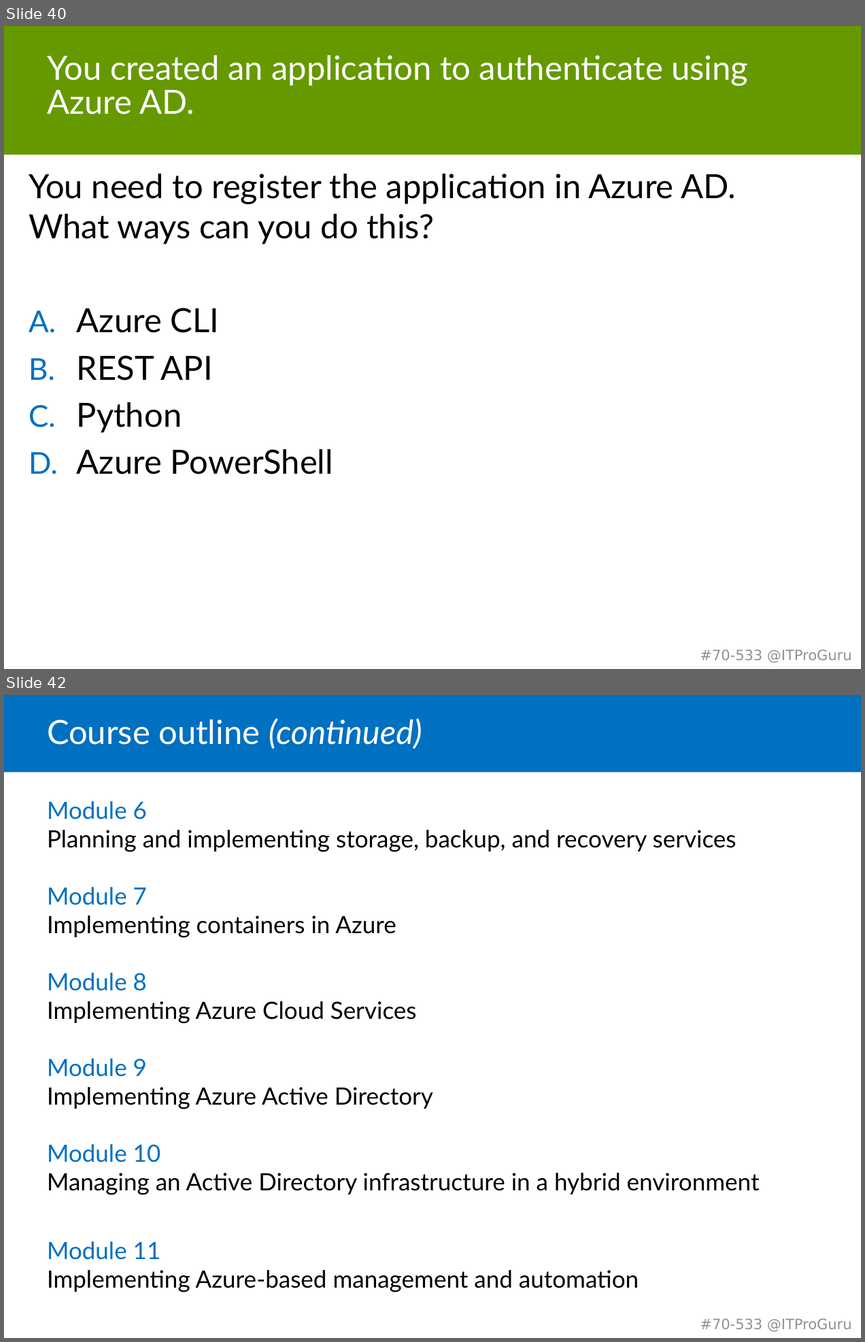
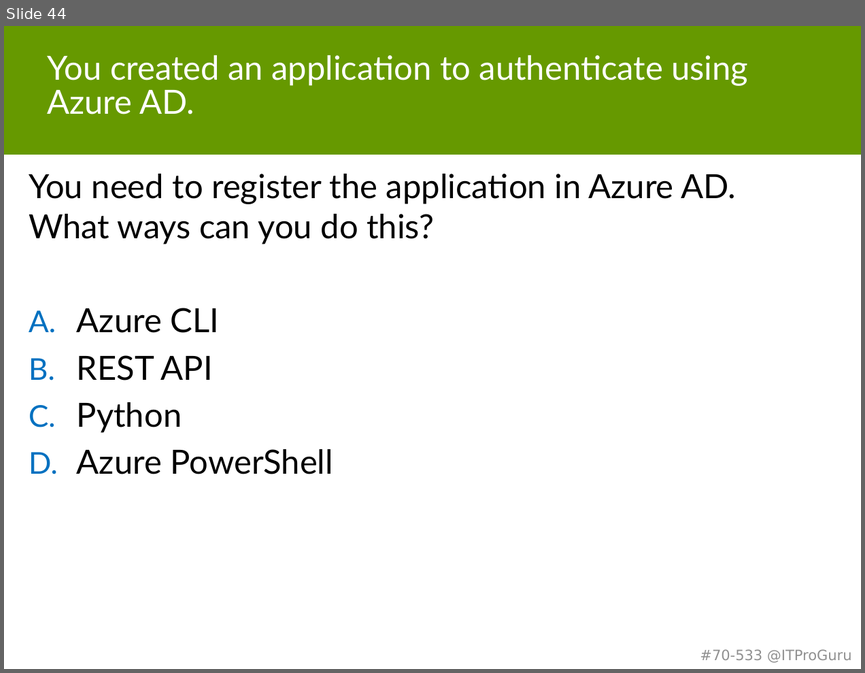
Before and after one commit to guruskill/70-533, a slide deck: 70-533-05-ARMTemplates.pptx. Shown one above the other, each under a label of ours: slides 40 and 42 before the commit, slide 44 after it; the slides between them are not shown. The pictures are 865x1342 and 865x673 pixels, drawn with LibreOffice and Linux fonts; fonts in the diff are those of the drawing. Boxes give left, top, right and bottom in pixels: in the first picture for what was removed or moved away, otherwise in the second. Text is boxed around its words. In the diff, an @@ line names an element or a change of style, - is before the commit and + after.

```diff
--- a/70-533-05-ARMTemplates.pptx
+++ b/70-533-05-ARMTemplates.pptx
@@ slide 42 removed at (4,695,861,1338), background #FFFFFF; not listed: 2 template elements that a slide beside it also shows @@
@@ rectangle removed at (4,695,861,772) @@
@@ title removed at (47,718,422,749) @@
-Course outline (continued)
@@ text removed at (47,801,759,1292) @@
-Module 6
-Planning and implementing storage, backup, and recovery services
-Module 7
-Implementing containers in Azure
-Module 8
-Implementing Azure Cloud Services
-Module 9
-Implementing Azure Active Directory
-Module 10
-Managing an Active Directory infrastructure in a hybrid environment
-Module 11
-Implementing Azure-based management and automation
@@ what was slide 40 is now slide 44 @@
```
Also in this commit, not shown: 10 slides changed, 5 slides added, 1 other slide removed.
